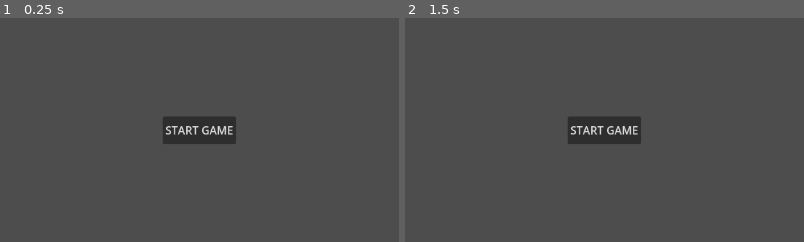
Above: before the commit, frames 1-2 (left to right).
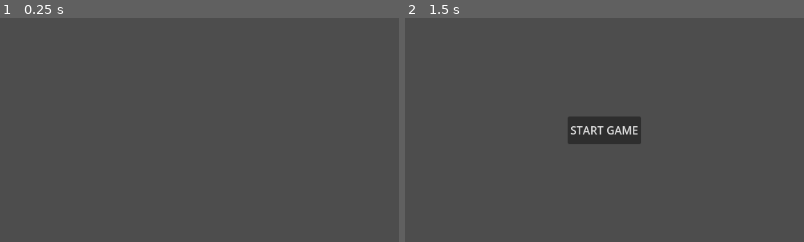
Above: after the commit, the same moments.

Repository: SalbihAshraf/salbihgames
Game: Godot game, scene res://lobby.tscn
The game is run twice, just before and just after one commit, with the same random seed, the same clock (stepped at 60 frames per second) and the same inputs.
Inputs (mouse positions are % of the whole screen's width and height, from its top left):
- Up to frame 1 (0.25 s): no input
- Up to frame 2 (1.5 s): click (9, 10) at 0.52 s; type "Alex" at 0.6 s; click "HOST" at 1.25 s
The pictures show only the part of the screen within x 25-75%, y 28-78%; the shares and areas given below are measured in that part.

The runs differ from the first frame. In frame 1, 2.1% of the frame differs, in the area x 40-60%, y 44-57%; in frame 2, nothing differs.
Error before the commit: Invalid operands 'String' and 'int' in operator '+'. (res://lobby.gd:76)
Error after the commit: Invalid operands 'String' and 'int' in operator '+'. (res://lobby.gd:78)

Commit message:
multiplayer fix

Diff:
--- a/multiplayer_test/lobby.gd
+++ b/multiplayer_test/lobby.gd
@@ -7,7 +7,8 @@
 @onready var label: Label = $Label
 
 
-@export var Address = "127.0.0.1"
+#@export var Address = "127.0.0.1"
+@export var Address = "167.235.137.248"
 @export var port = 8910
 
 var peer
@@ -65,13 +66,14 @@
 @rpc("any_peer", "call_local")
 func StartGame():
 	# ///NEED MAIN SCENE TO LOAD///
+	# var scene = load("res://game.tscn").instantiate()
 	var scene = load("res://chat.tscn").instantiate()
 	get_tree().root.add_child(scene)
 	self.hide()
 
 func hostGame():
 	peer = ENetMultiplayerPeer.new()
-	var error = peer.create_server(port, 2)
+	var error = peer.create_server(port, 16)
 	if error != OK:
 		print("cannot host: " + error)
 		return
@@ -109,6 +111,7 @@
 	label.text = "Waiting for host to start"
 	host.hide()
 	join.hide()
+	start.show()
 	username.hide()
 	pass # Replace with function body.
 
--- a/multiplayer_test/lobby.tscn
+++ b/multiplayer_test/lobby.tscn
@@ -18,6 +18,7 @@
 "
 
 [node name="Start" type="Button" parent="."]
+visible = false
 offset_left = 520.0
 offset_top = 324.0
 offset_right = 626.0
--- a/multiplayer_test/player.tscn
+++ b/multiplayer_test/player.tscn
@@ -21,12 +21,12 @@
 script = ExtResource("1_h427e")
 
 [node name="player_hand" type="Node2D" parent="."]
-position = Vector2(300, 300)
 script = ExtResource("2_jwxyi")
 hand_curve = SubResource("Curve_6j0y3")
 rotation_curve = SubResource("Curve_ur021")
-max_rotation_degrees = 20
-x_sep = -5
+max_rotation_degrees = 10
+x_sep = 20
+y_min = 50
 y_max = -50
 
 [node name="start_timer" type="Timer" parent="."]
--- a/multiplayer_test/player_hand.gd
+++ b/multiplayer_test/player_hand.gd
@@ -3,16 +3,17 @@
 @onready var deck_reference = $"../../deck"
 var index: int = 100
 const card_length: int = 96
+@onready var center_screen_x = get_viewport().size.x / 2
 
 # PLAYER HAND UPDATE VARIABLES
 const CARD = preload("res://card.tscn")
 @export var hand_curve: Curve
 @export var rotation_curve: Curve
 
-@export var max_rotation_degrees := 5
-@export var x_sep := -10
-@export var y_min := 0
-@export var y_max := -15
+@export var max_rotation_degrees: int
+@export var x_sep: int
+@export var y_min: int
+@export var y_max: int
 # Called when the node enters the scene tree for the first time.
 
 func _ready() -> void:
@@ -39,13 +40,15 @@
 func _update_cards():
 	var cards := player_hand.size()
 	var all_cards_size := (card_length * cards + x_sep * (cards - 1))
-	var cards_size = card_length * cards
+	var cards_size = card_length * (cards)
 
 	var final_x_sep := x_sep
 
 	if all_cards_size > cards_size:
 		final_x_sep = (cards_size - card_length * cards) / (cards - 1)
 		all_cards_size = cards_size
+
+	final_x_sep = -40
 
 	var offset: float = (cards_size - all_cards_size) / 2
 
@@ -58,8 +61,24 @@
 			y_multiplier = 0.0
 			rot_multiplier = 0.0
 
-		var final_x: float = offset + card_length * i + final_x_sep * i
-		var final_y: float = y_min + y_max * y_multiplier
+		var final_x: float = center_screen_x + offset + card_length * i + final_x_sep * i
+		var final_y: float = 200 + y_min + y_max * y_multiplier
 
-		card.position = Vector2(final_x, final_y)
-		card.rotation_degrees = max_rotation_degrees * rot_multiplier
+		var card_new_position = Vector2(final_x, final_y)
+		var card_new_rotation = max_rotation_degrees * rot_multiplier
+
+		animate_card_to_position(player_hand[i], card_new_position)
+		animate_card_to_rotation(player_hand[i], card_new_rotation)
+		#card.position = Vector2(final_x, final_y)
+		#card.rotation_degrees = max_rotation_degrees * rot_multiplier
+	#
+
+func animate_card_to_position(card, new_position):
+	var tween = get_tree().create_tween()
+	tween.tween_property(card, "position", new_position, 0.1)
+	await tween.finished
+
+func animate_card_to_rotation(card, new_rotation):
+	var tween = get_tree().create_tween()
+	tween.tween_property(card, "rotation_degrees", new_rotation, 0.1)
+	await tween.finished
Not shown, changed: multiplayer_test/exports/server/multiplayer_test.pck
